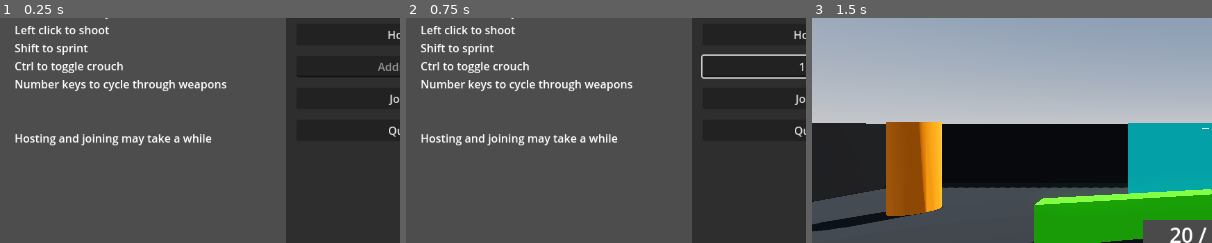
Above: before the commit, frames 1-3 (left to right).
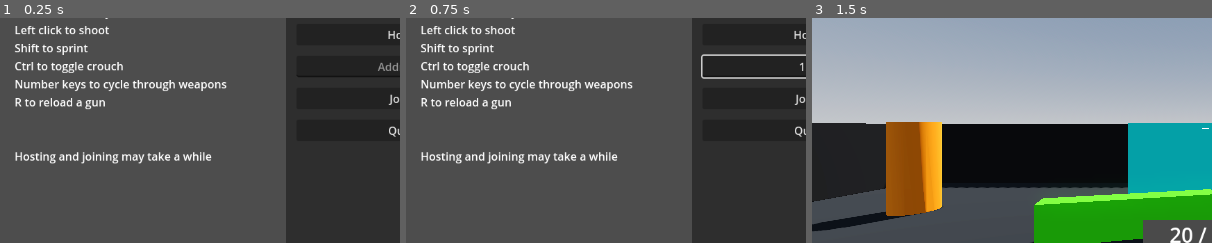
Above: after the commit, the same moments.

Repository: sergei-srednyak/Simple-Multiplayer-FPS-in-Godot
Game: Godot game, scene res://main/main.tscn
Same seed, same stepped clock (60 frames per second), same inputs: the game is played once before the commit and once after it.
Inputs (mouse positions are % of the whole screen's width and height, from its top left):
- Up to frame 1 (0.25 s): no input
- Up to frame 2 (0.75 s): click (50, 36) at 0.52 s; type "12" at 0.6 s
- Up to frame 3 (1.5 s): click "Host" at 1.25 s
The pictures show only the part of the screen within x 0-50%, y 26-76%; the shares and areas given below are measured in that part.

The runs differ from the first frame. In frame 1, 2.5% of the frame differs, in the area x 3-53%, y 35-65%; in frame 2, 2.5%; in frame 3, nothing differs.
Error in both runs: Assertion failed: UPNP Discover Failed! Error 24 (res://main/main.gd:65)

Commit message:
Update main.tscn

Diff:
--- a/main/main.tscn
+++ b/main/main.tscn
@@ -182,6 +182,7 @@
 Shift to sprint
 Ctrl to toggle crouch
 Number keys to cycle through weapons
+R to reload a gun
 
 
 Hosting and joining may take a while"
